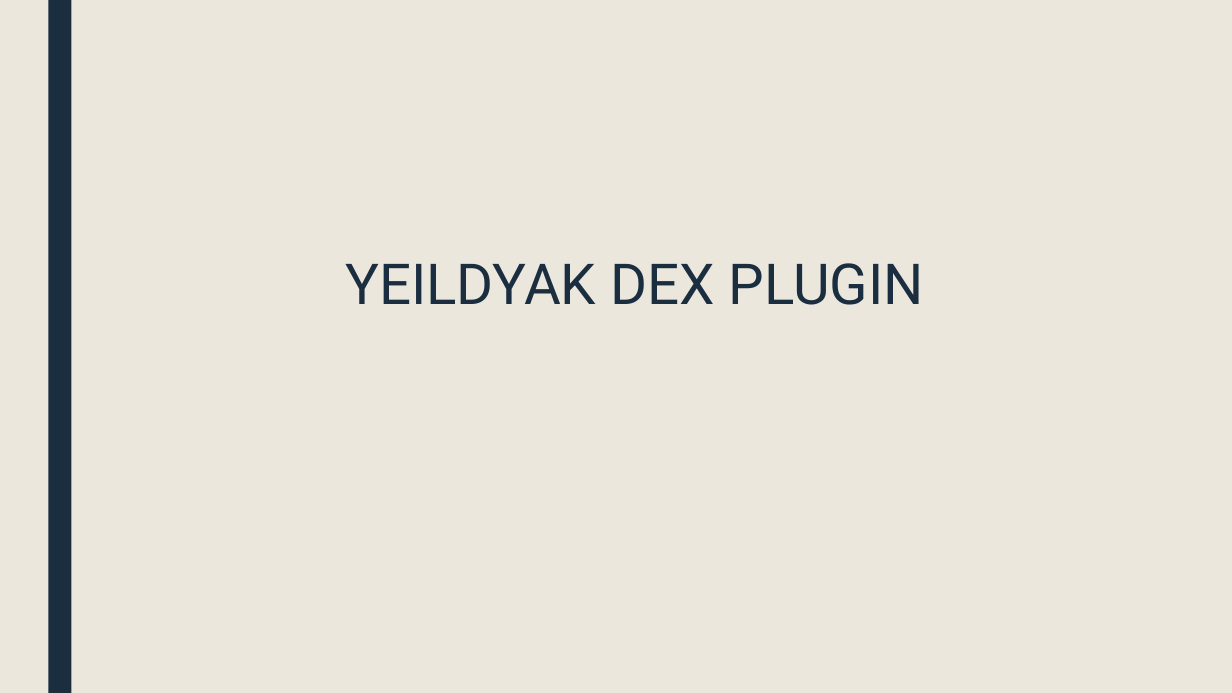
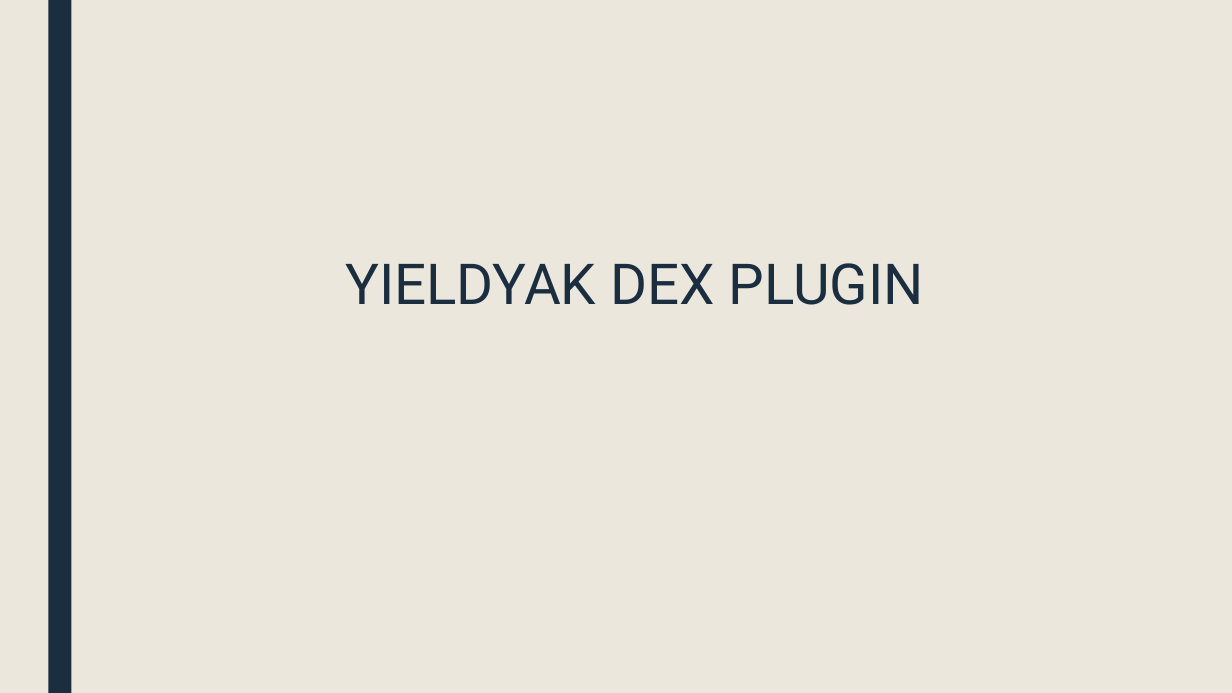
Before and after one commit to Baraa42/footy-oracle, a slide deck: slide 13 of FootyOracle-MoralisAvax.pptx. Drawn at 1232x693 pixels with LibreOffice and Linux fonts; fonts in the diff are those of the drawing. Boxes give left, top, right and bottom in pixels: in the first picture for what was removed or moved away, otherwise in the second. Text is boxed around its words. In the diff, an @@ line names an element or a change of style, - is before the commit and + after.

```diff
--- a/FootyOracle-MoralisAvax.pptx
+++ b/FootyOracle-MoralisAvax.pptx
@@ title at (x1=345, y1=263, x2=924, y2=305): text changed @@
-YEILDYAK DEX PLUGIN
+YIELDYAK DEX PLUGIN
```
Also in this commit, not shown: 12 other slides changed.
